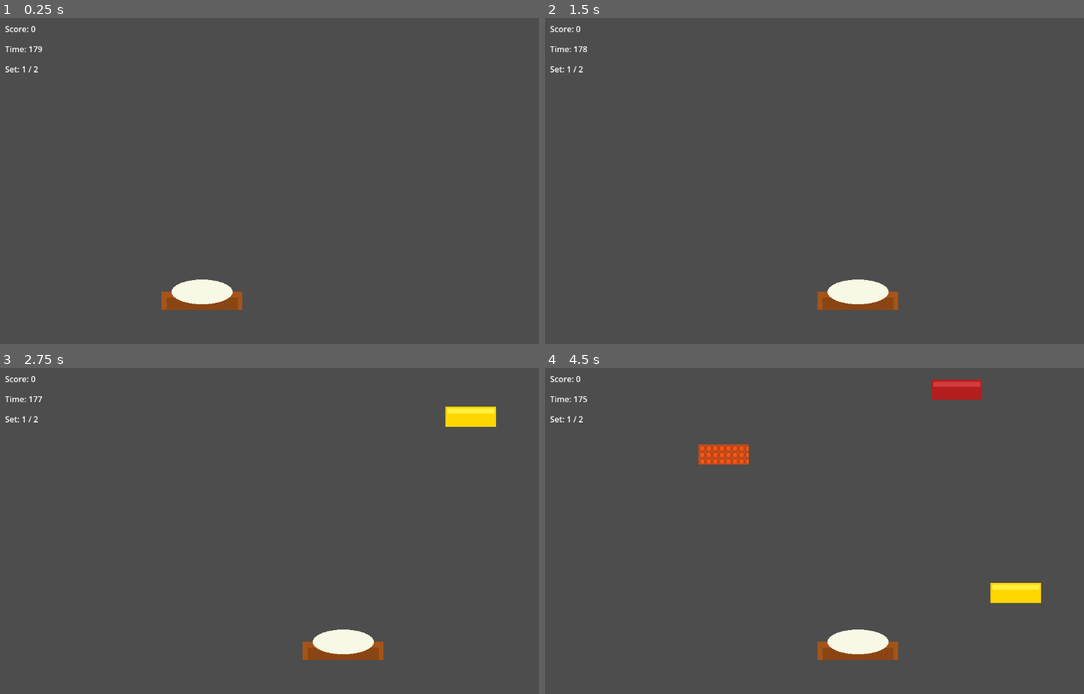
Above: before the commit, frames 1-4 (two rows, left to right).
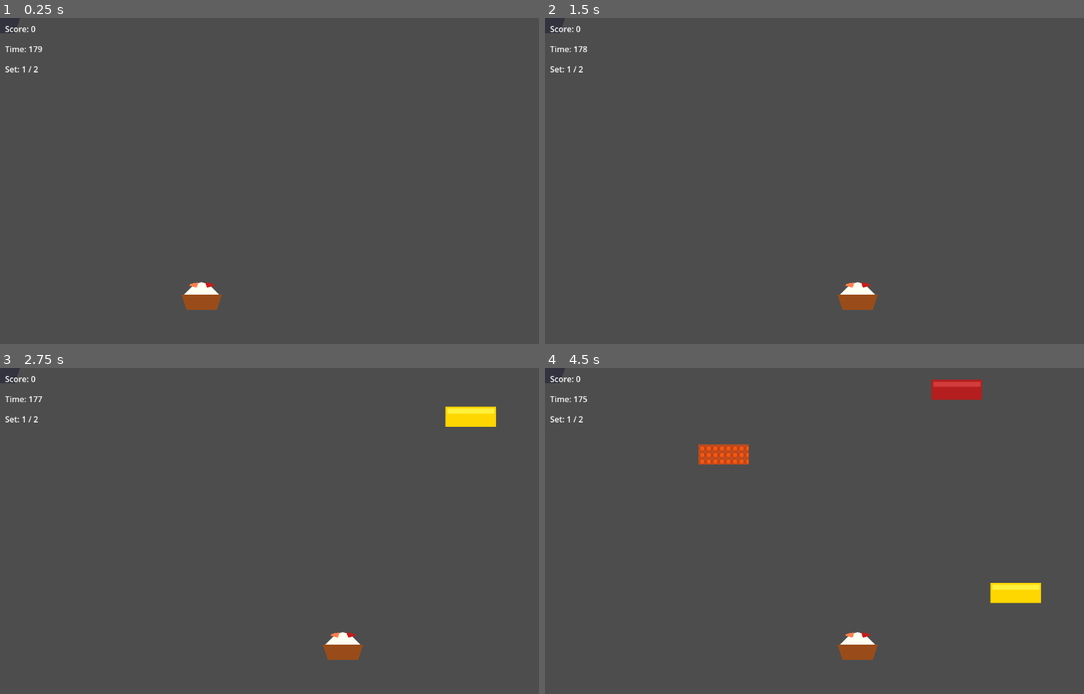
Above: after the commit, the same moments.

Repository: matz3ix/godot-kaisendon-game
Game: Godot game, scene res://scenes/main.tscn
Same seed, same stepped clock (60 frames per second), same inputs: the game is played once before the commit and once after it.
Inputs:
- Up to frame 1 (0.25 s): no input
- Up to frame 2 (1.5 s): tap Enter (ui_accept) at 0.5, 0.77 s; hold Right (ui_right) 0.53-1.28 s; hold Left (ui_left) from 1.28 s (still down)
- Up to frame 3 (2.75 s): tap Enter (ui_accept) at 1.52 s; release Left (ui_left) at 2.03 s; hold Right (ui_right) from 2.03 s (still down)
- Up to frame 4 (4.5 s): tap Enter (ui_accept) at 3.02, 3.77 s; release Right (ui_right) at 3.53 s; hold Left (ui_left) from 3.53 s (still down)

The runs differ from the first frame. In frame 1, 1.0% of the frame differs, in the area x 0-45%, y 0-90%; in frame 2, 1.1%, in the area x 0-66%, y 0-90%; in frame 3, 1.0%; in frame 4, 1.1%.

Commit message:
Add Polygon2D donburi visuals to player_1.tscn and player_2.tscn, update main.tscn and fix GDScript errors
Agent-Logs-Url: https://github.com/matz3ix/godot-kaisendon-game/sessions/520860d4-e9f2-4b54-81b9-73f10633845f

Co-authored-by: matz3ix <272076181+matz3ix@users.noreply.github.com>

Diff:
--- a/scenes/main.tscn
+++ b/scenes/main.tscn
@@ -1,26 +1,16 @@
 [gd_scene load_steps=4 format=3]
 
 [ext_resource type="Script" path="res://src/main.gd" id="1_main"]
-[ext_resource type="Script" path="res://src/player_1.gd" id="2_p1"]
-[ext_resource type="Script" path="res://src/player_2.gd" id="3_p2"]
-
-[sub_resource type="RectangleShape2D" id="shape_p1"]
-size = Vector2(80, 35)
+[ext_resource type="PackedScene" path="res://scenes/player_1.tscn" id="2_p1"]
+[ext_resource type="PackedScene" path="res://scenes/player_2.tscn" id="3_p2"]
 
 [node name="Main" type="Node2D"]
 script = ExtResource("1_main")
 
-[node name="Player1" type="Area2D" parent="."]
+[node name="Player1" parent="." instance=ExtResource("2_p1")]
 position = Vector2(400, 550)
-script = ExtResource("2_p1")
 
-[node name="CollisionShape2D" type="CollisionShape2D" parent="Player1"]
-shape = SubResource("shape_p1")
-
-[node name="Sprite2D" type="Sprite2D" parent="Player1"]
-
-[node name="Player2" type="Node2D" parent="."]
-script = ExtResource("3_p2")
+[node name="Player2" parent="." instance=ExtResource("3_p2")]
 
 [node name="CanvasLayer" type="CanvasLayer" parent="."]
 
--- /dev/null
+++ b/scenes/player_1.tscn
@@ -0,0 +1,28 @@
+[gd_scene load_steps=3 format=3]
+
+[ext_resource type="Script" path="res://src/player_1.gd" id="1_p1"]
+
+[sub_resource type="RectangleShape2D" id="RectangleShape2D_p1"]
+size = Vector2(80, 55)
+
+[node name="Player1" type="Area2D"]
+script = ExtResource("1_p1")
+
+[node name="CollisionShape2D" type="CollisionShape2D" parent="."]
+shape = SubResource("RectangleShape2D_p1")
+
+[node name="Bowl" type="Polygon2D" parent="."]
+polygon = PackedVector2Array(-40, 0, 40, 0, 30, 30, -30, 30)
+color = Color(0.6, 0.3, 0.1, 1.0)
+
+[node name="Rice" type="Polygon2D" parent="."]
+polygon = PackedVector2Array(-35, 0, -15, -20, 0, -25, 15, -20, 35, 0)
+color = Color(1.0, 1.0, 0.95, 1.0)
+
+[node name="Salmon" type="Polygon2D" parent="."]
+polygon = PackedVector2Array(-25, -18, -10, -14, -7, -24, -22, -22)
+color = Color(1.0, 0.5, 0.3, 1.0)
+
+[node name="Tuna" type="Polygon2D" parent="."]
+polygon = PackedVector2Array(7, -24, 22, -22, 25, -18, 10, -14)
+color = Color(0.8, 0.1, 0.1, 1.0)
--- /dev/null
+++ b/scenes/player_2.tscn
@@ -0,0 +1,22 @@
+[gd_scene load_steps=2 format=3]
+
+[ext_resource type="Script" path="res://src/player_2.gd" id="1_p2"]
+
+[node name="Player2" type="Node2D"]
+script = ExtResource("1_p2")
+
+[node name="Bowl" type="Polygon2D" parent="."]
+polygon = PackedVector2Array(-40, 0, 40, 0, 30, 30, -30, 30)
+color = Color(0.2, 0.2, 0.25, 1.0)
+
+[node name="Rice" type="Polygon2D" parent="."]
+polygon = PackedVector2Array(-35, 0, -15, -20, 0, -25, 15, -20, 35, 0)
+color = Color(1.0, 1.0, 0.95, 1.0)
+
+[node name="Salmon" type="Polygon2D" parent="."]
+polygon = PackedVector2Array(-25, -18, -10, -14, -7, -24, -22, -22)
+color = Color(1.0, 0.5, 0.3, 1.0)
+
+[node name="Tuna" type="Polygon2D" parent="."]
+polygon = PackedVector2Array(7, -24, 22, -22, 25, -18, 10, -14)
+color = Color(0.8, 0.1, 0.1, 1.0)
--- a/src/player_1.gd
+++ b/src/player_1.gd
@@ -6,9 +6,8 @@
 var game_manager
 
 func _ready() -> void:
-	screen_size = get_viewport_rect().size
+	screen_size = get_viewport().get_visible_rect().size
 	area_entered.connect(_on_area_entered)
-	$Sprite2D.texture = preload("res://asset/donburi/donburi.png")
 
 func _process(delta: float) -> void:
 	if not game_manager or not game_manager.game_active:
--- a/src/player_2.gd
+++ b/src/player_2.gd
@@ -16,7 +16,7 @@
 		spawn_timer = 0.0
 
 func _spawn_obstacle() -> void:
-	var screen: Vector2 = get_viewport_rect().size
+	var screen: Vector2 = get_viewport().get_visible_rect().size
 	var obstacle = obstacle_scene.instantiate()
 	obstacle.position.x = randf_range(50.0, screen.x - 50.0)
 	obstacle.position.y = -50.0
